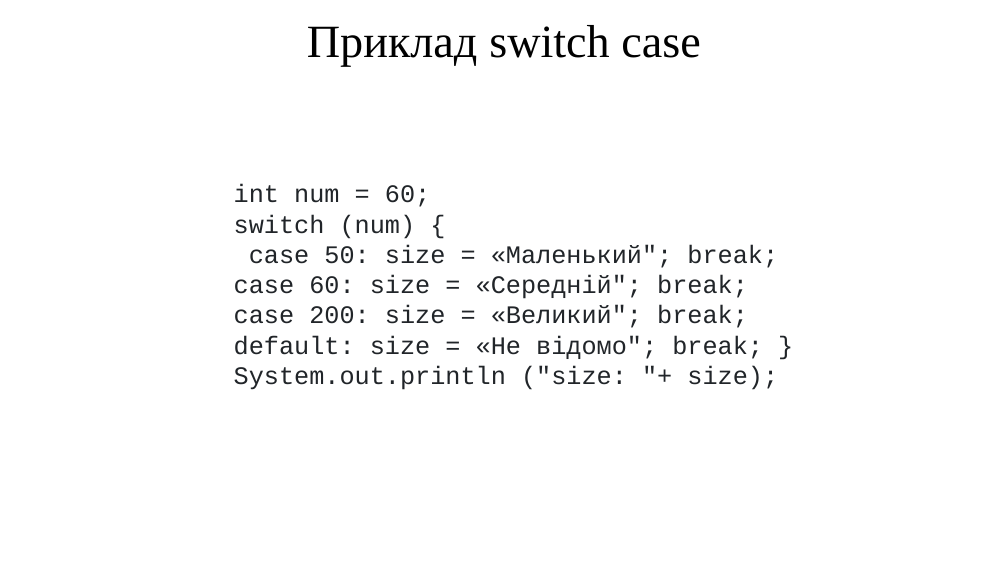
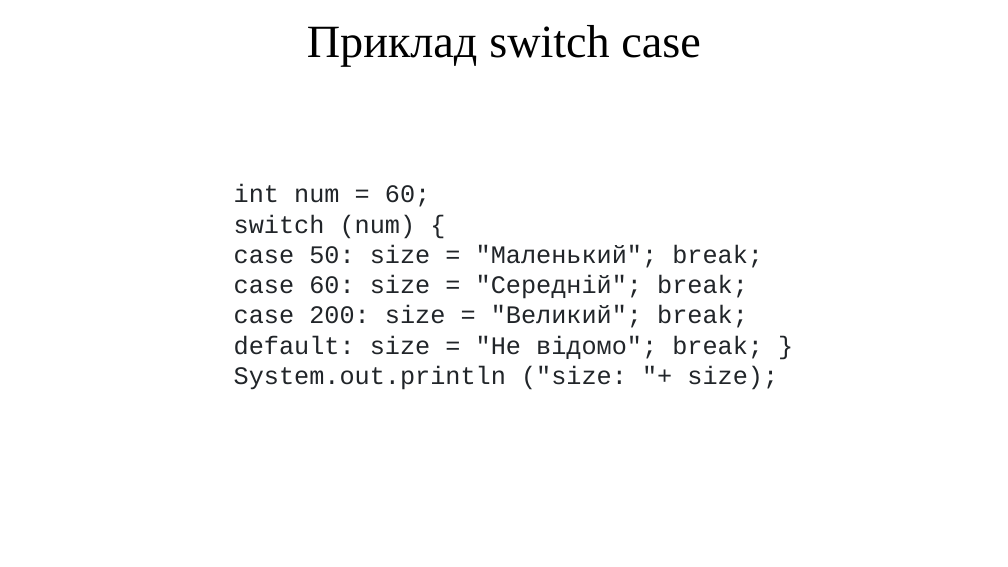
Before and after one commit to arg3ntuum/JavaCourse, a slide deck: slide 8 of Java Урок 3 ifelse switch.pptx. Drawn at 1008x567 pixels with LibreOffice and Linux fonts; fonts in the diff are those of the drawing. Boxes give left, top, right and bottom in pixels: in the first picture for what was removed or moved away, otherwise in the second. Text is boxed around its words. In the diff, an @@ line names an element or a change of style, - is before the commit and + after.

```diff
--- a/Java Урок 3 ifelse switch.pptx
+++ b/Java Урок 3 ifelse switch.pptx
@@ text at [234, 244, 763, 359]: text changed @@
-case 50: size = «Маленький"; break;
-case 60: size = «Середній"; break;
-case 200: size = «Великий"; break;
-default: size = «Не відомо"; break; }
+case 50: size = "Маленький"; break;
+case 60: size = "Середній"; break;
+case 200: size = "Великий"; break;
+default: size = "Не відомо"; break; }
```
Also in this commit, not shown: 4 other slides changed, 36 other files.
